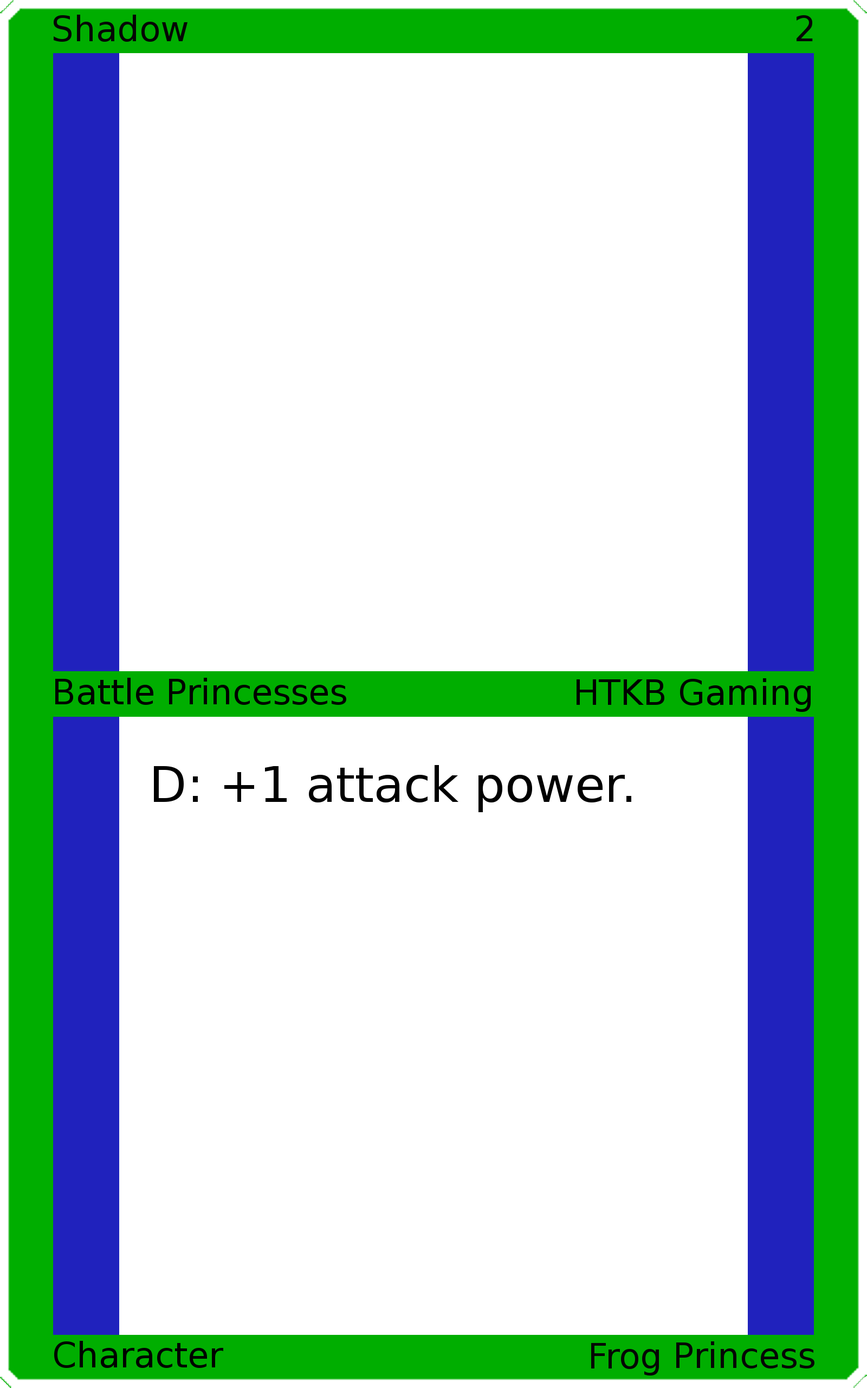
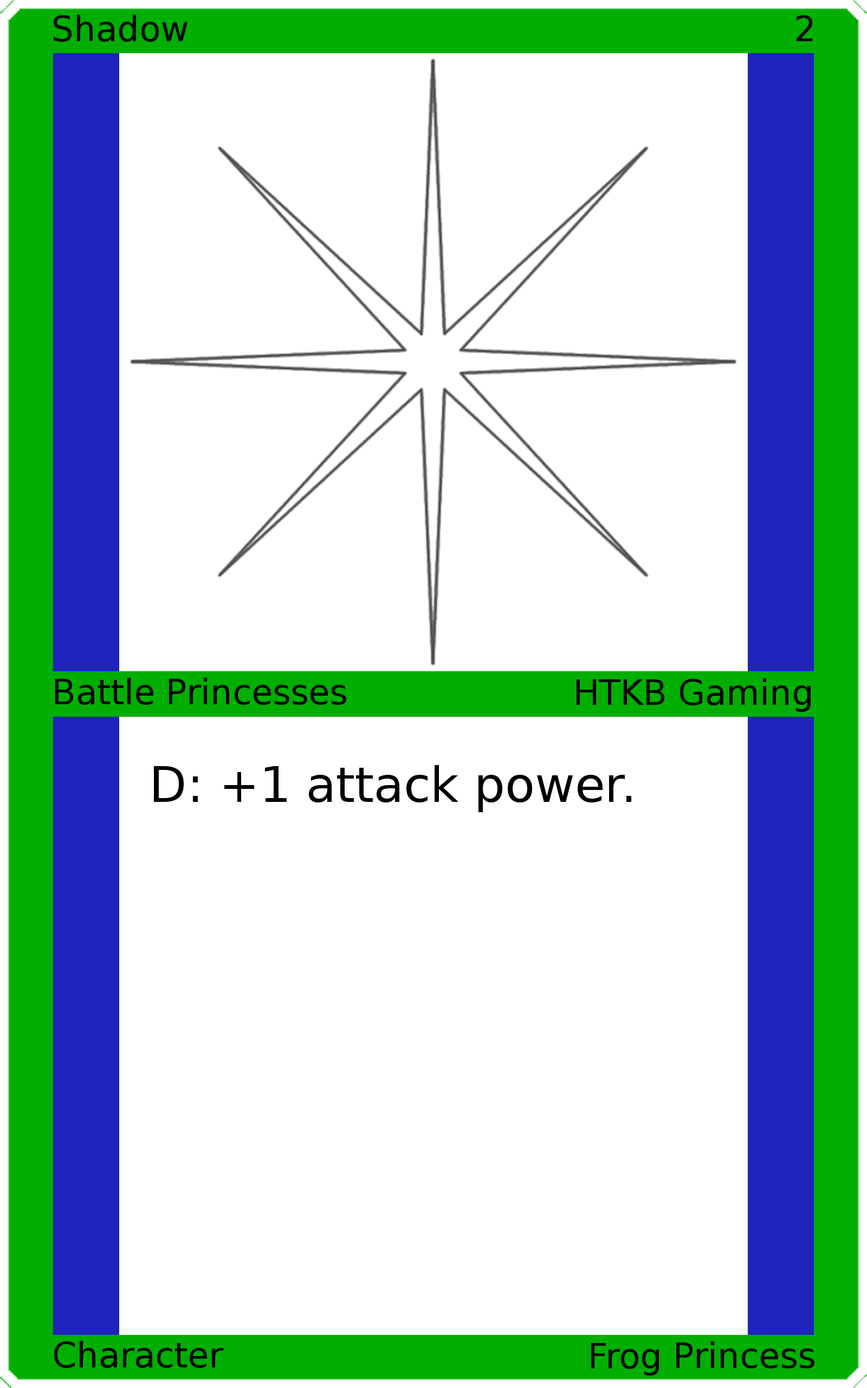
Revision of a layered 867px x 1388px image; what changed, layer by layer:
added layer "Art" above "Top Background" over [129, 57, 738, 666]
